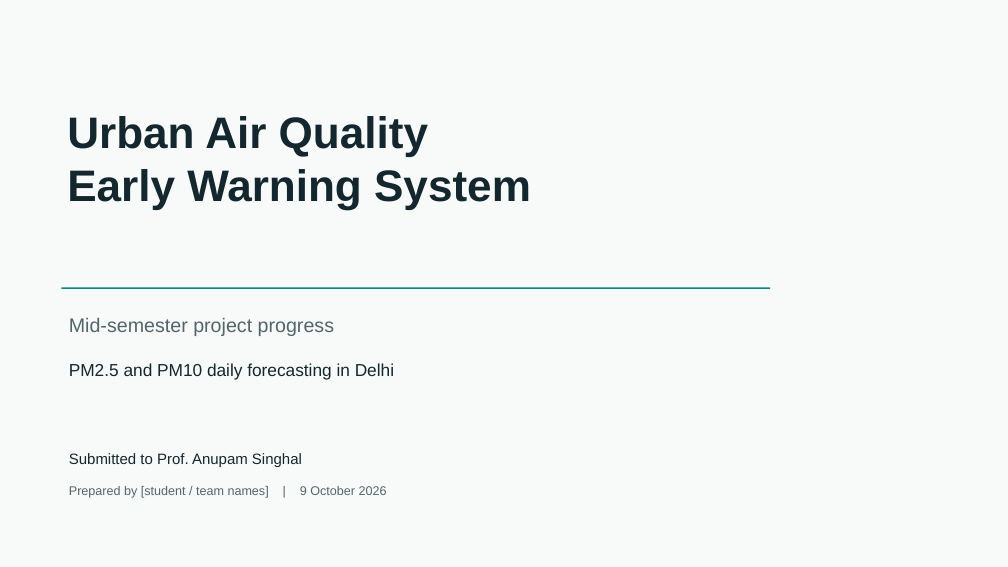
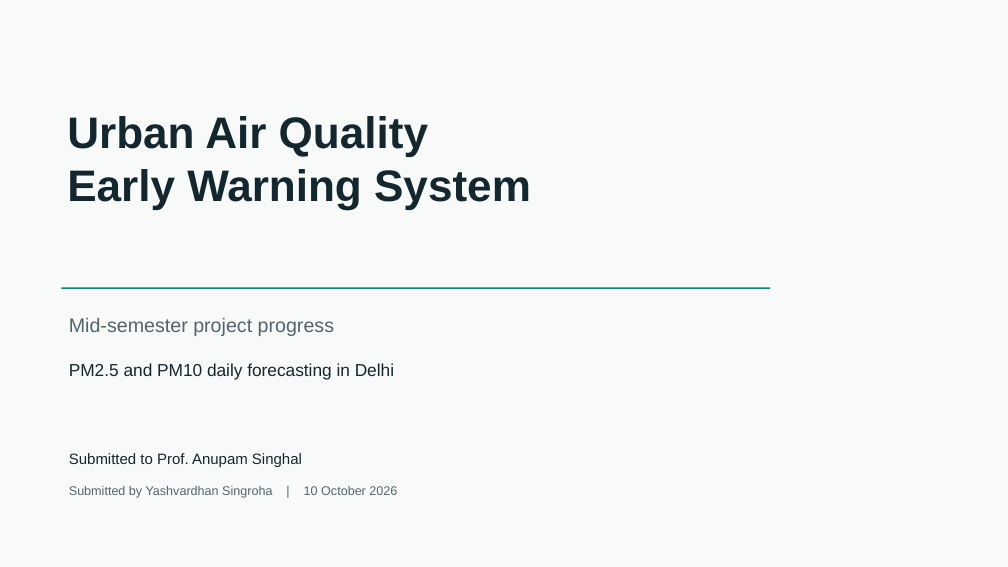
Before and after one commit to yashvardhansingroha/N2.5, a slide deck: slide 1 of deliverables/Midsem_Presentation_Urban_Air_Quality.pptx. Drawn at 1008x567 pixels with LibreOffice and Linux fonts; fonts in the diff are those of the drawing. Boxes give left, top, right and bottom in pixels: in the first picture for what was removed or moved away, otherwise in the second. Text is boxed around its words. In the diff, an @@ line names an element or a change of style, - is before the commit and + after.

```diff
--- a/deliverables/Midsem_Presentation_Urban_Air_Quality.pptx
+++ b/deliverables/Midsem_Presentation_Urban_Air_Quality.pptx
@@ text at [69,486,397,498]: text changed @@
-Prepared by [student / team names] | 9 October 2026
+Submitted by Yashvardhan Singroha | 10 October 2026
```
Also in this commit, not shown: 2 other slides changed, 2 other files.
